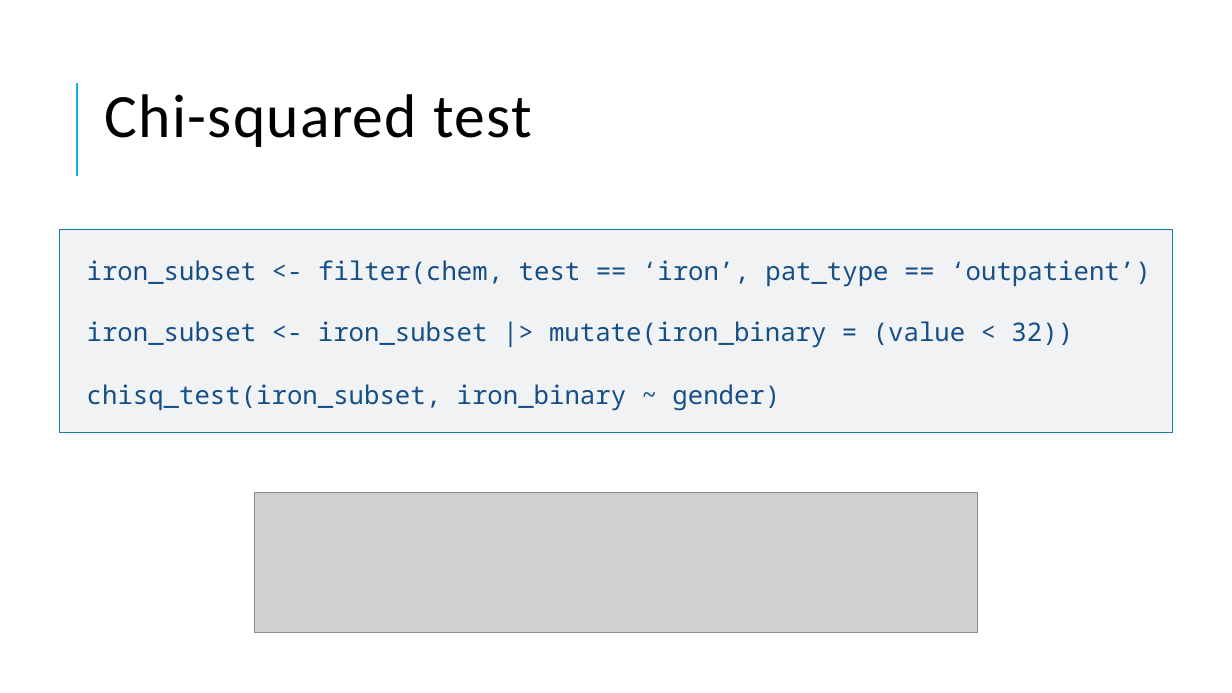
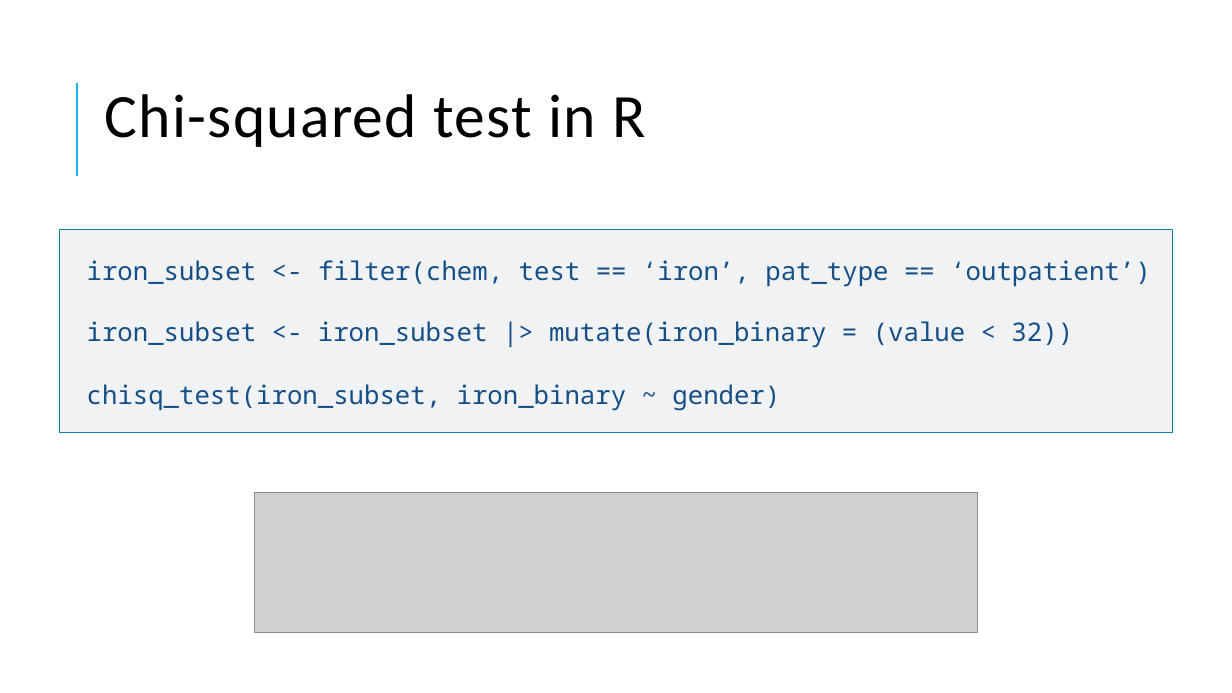
Before and after one commit to pcmathias/MSACL-data-literacy, a slide deck: slide 40 of presentations/DS 100 - Statistics Fundamentals.pptx. Drawn at 1232x693 pixels with LibreOffice and Linux fonts; fonts in the diff are those of the drawing; grey boxes stand for pictures. Boxes give left, top, right and bottom in pixels: in the first picture for what was removed or moved away, otherwise in the second. Text is boxed around its words. In the diff, an @@ line names an element or a change of style, - is before the commit and + after.

```diff
--- a/presentations/DS 100 - Statistics Fundamentals.pptx
+++ b/presentations/DS 100 - Statistics Fundamentals.pptx
@@ title at box(105, 94, 645, 147): text changed @@
-Chi-squared test
+Chi-squared test in R
```
Also in this commit, not shown: 8 other slides changed, 11 slides added, 3 slides removed, 4 other files.
